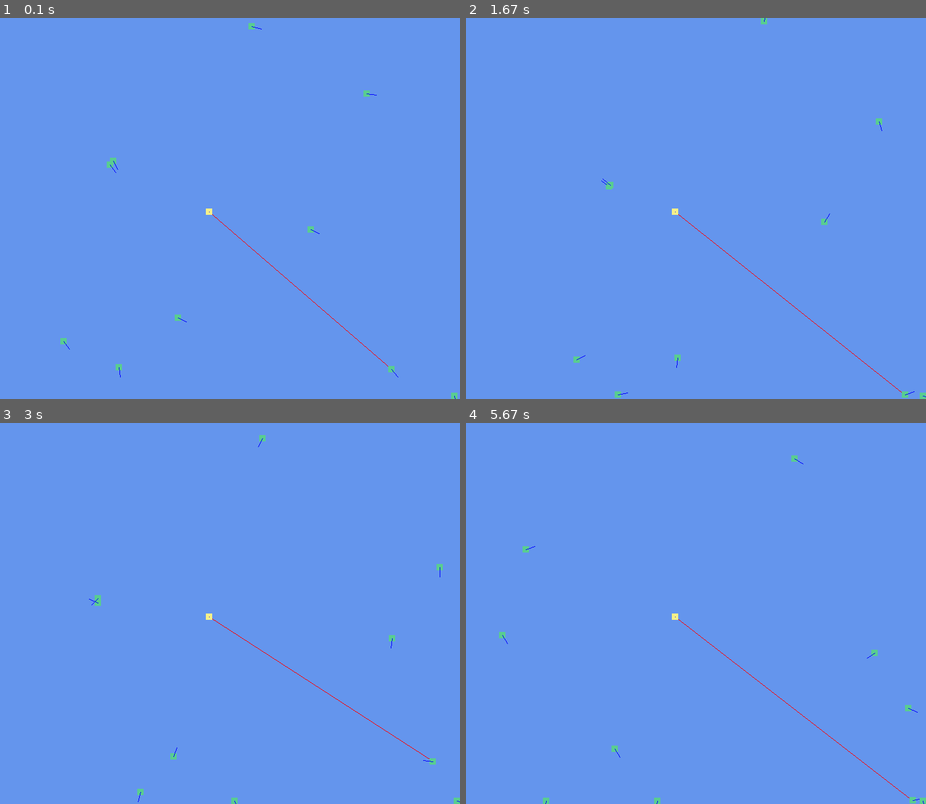
Above: before the commit, frames 1-4 (two rows, left to right).
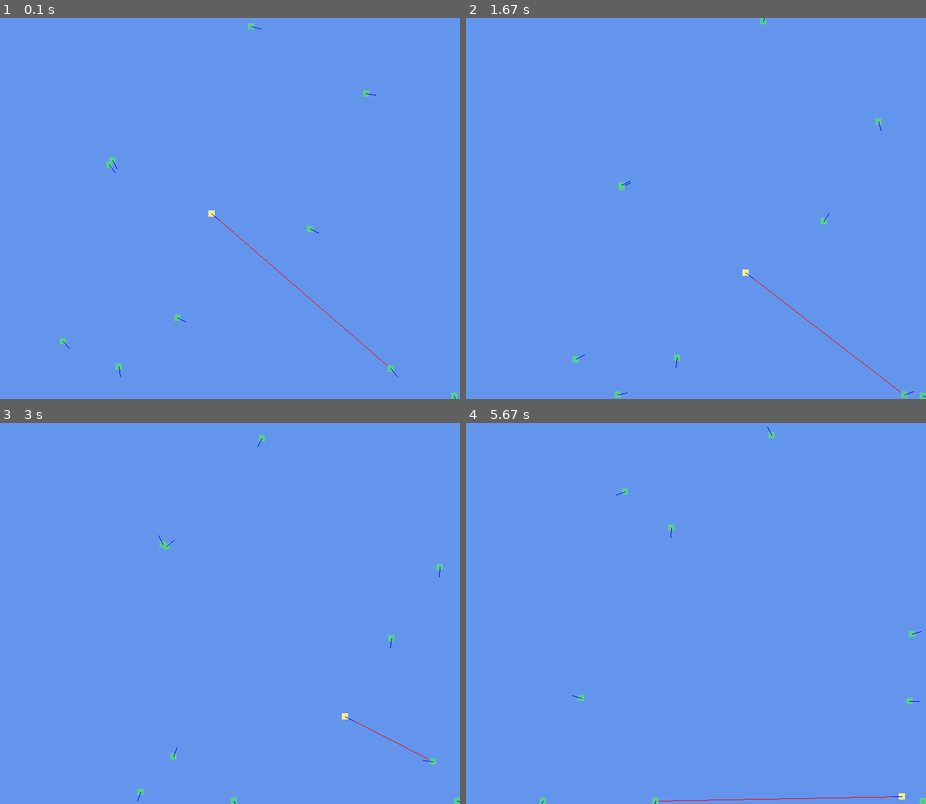
Above: after the commit, the same moments.

Repository: emersonds/Spring22-GDD3400
Game: pygame game, started from Driving Sheep/main.py
The game is run twice, just before and just after one commit, with the same random seed, the same clock (stepped at 60 frames per second) and the same inputs.
Inputs:
- Up to frame 1 (0.1 s): no input
- Up to frame 2 (1.67 s): no input
- Up to frame 3 (3 s): no input
- Up to frame 4 (5.67 s): no input

The runs differ from the first frame. In frame 1, 0.1% of the frame differs, in the area x 12-87%, y 1-95%; in frame 2, 0.3%; in frame 3, 0.3%; in frame 4, 0.6%, in the area x 7-100%, y 1-100%.

Commit message:
Driving Sheep: Time and Forces
 - Implemented PygameTime.py by changing the clock in main.py to use PygameTime's clock. Also added a deltaTime variable that can be used project-wide by importing PygameTime.
 - Dog.py now uses applied forces using speed and delta time when chasing a target.

Diff:
--- a/Driving Sheep/Dog.py
+++ b/Driving Sheep/Dog.py
@@ -5,6 +5,7 @@
 import random
 
 import Constants as Const
+import PygameTime as pt
 from Agent import Agent
 from Vector import *
 
@@ -31,7 +32,7 @@
             # Set velocity and move player
             self.seeking = True
             self.drawSeekFlee(screen, self.target)
-            self.setForce()
+            self.velocity = self.setForce()
 
         # Check for collisions
         self.collided = self.checkCollision(self.target)
@@ -68,3 +69,4 @@
     def setForce(self):
         self.direction = (self.target.position - self.position).normalize()
         self.appliedForce = self.direction * Const.DOG_DIRECTION_WEIGHT
+        return self.appliedForce.normalize() * pt.deltaTime * Const.DOG_SPEED
--- a/Driving Sheep/PygameTime.py
+++ b/Driving Sheep/PygameTime.py
@@ -4,6 +4,8 @@
 
 import pygame
 
-class PygameTime:
-    # Calculate delta time, create clock, etc.
-    pass
+import Constants as Const
+
+clock = pygame.time.Clock()
+
+deltaTime = clock.tick(Const.FRAME_RATE) / 1000
--- a/Driving Sheep/main.py
+++ b/Driving Sheep/main.py
@@ -8,6 +8,7 @@
 
 # Import custom classes
 import Constants as Const       # "Constants" is too much to type a lot, so refer to it as Const
+import PygameTime as pt
 from Sheep import *
 from Dog import *
 from Vector import *
@@ -17,7 +18,6 @@
 
 # Display mode properties
 screen = pygame.display.set_mode((Const.DISPLAY_WIDTH, Const.DISPLAY_HEIGHT))
-clock = pygame.time.Clock()
 
 # Initialize dog
 dog = Dog(Vector(Const.SCREEN_SIZE.x * 0.5, Const.SCREEN_SIZE.y * 0.5), Const.DOG_SPEED, Const.DOG_SIZE)
@@ -53,4 +53,4 @@
 
     # Refresh screen
     pygame.display.flip()
-    clock.tick(Const.FRAME_RATE)
+    pt.clock.tick(Const.FRAME_RATE)
